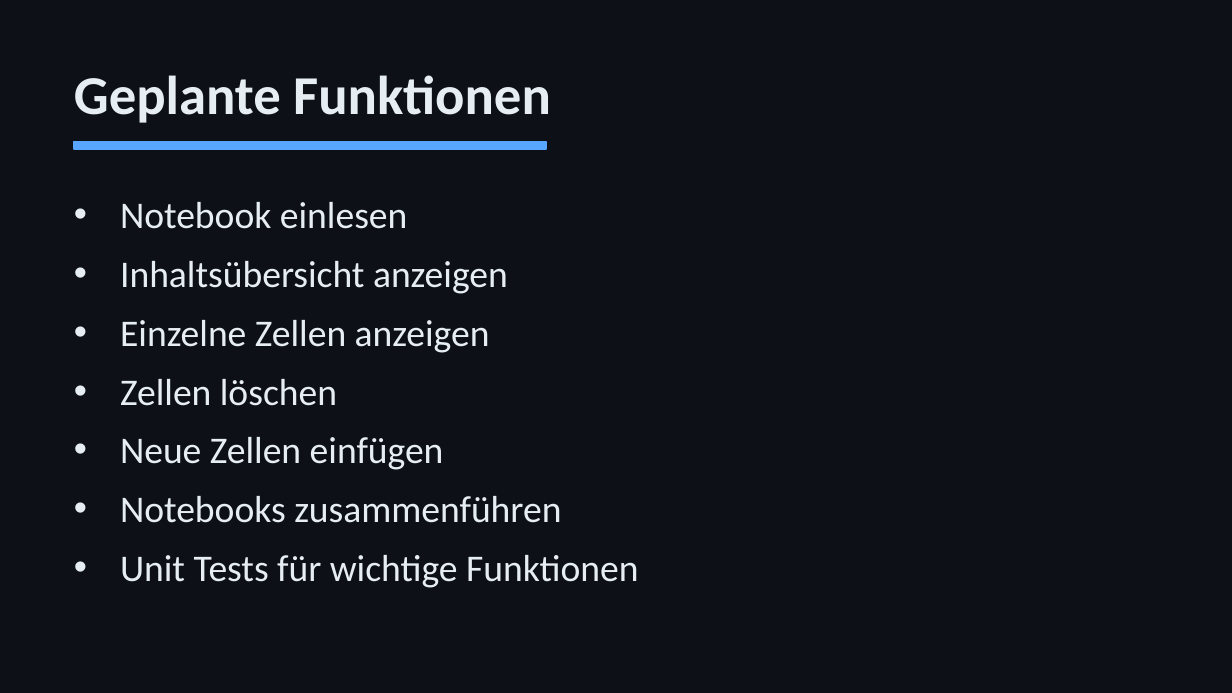
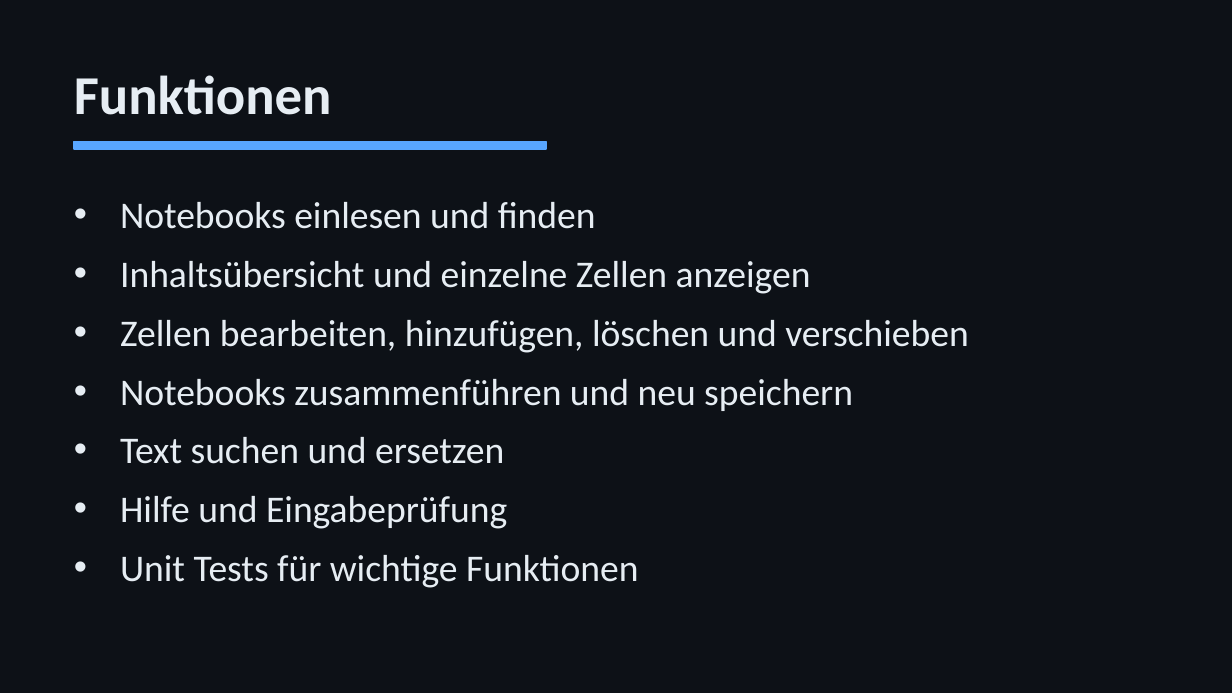
Before and after one commit to Mariuschh/notebookTools, a slide deck: slide 3 of docs/notebookTools.pptx. Drawn at 1232x693 pixels with LibreOffice and Linux fonts; fonts in the diff are those of the drawing. Boxes give left, top, right and bottom in pixels: in the first picture for what was removed or moved away, otherwise in the second. Text is boxed around its words. In the diff, an @@ line names an element or a change of style, - is before the commit and + after.

```diff
--- a/docs/notebookTools.pptx
+++ b/docs/notebookTools.pptx
@@ text at box(74, 75, 332, 115): text changed @@
-Geplante Funktionen
+Funktionen
@@ text at box(120, 202, 968, 529): text changed @@
-• Notebook einlesen
-• Inhaltsübersicht anzeigen
-• Einzelne Zellen anzeigen
-• Zellen löschen
-• Neue Zellen einfügen
-• Notebooks zusammenführen
+• Notebooks einlesen und finden
+• Inhaltsübersicht und einzelne Zellen anzeigen
+• Zellen bearbeiten, hinzufügen, löschen und verschieben
+• Notebooks zusammenführen und neu speichern
+• Text suchen und ersetzen
+• Hilfe und Eingabeprüfung
```
Also in this commit, not shown: 1 other slide changed, 2 other files.
